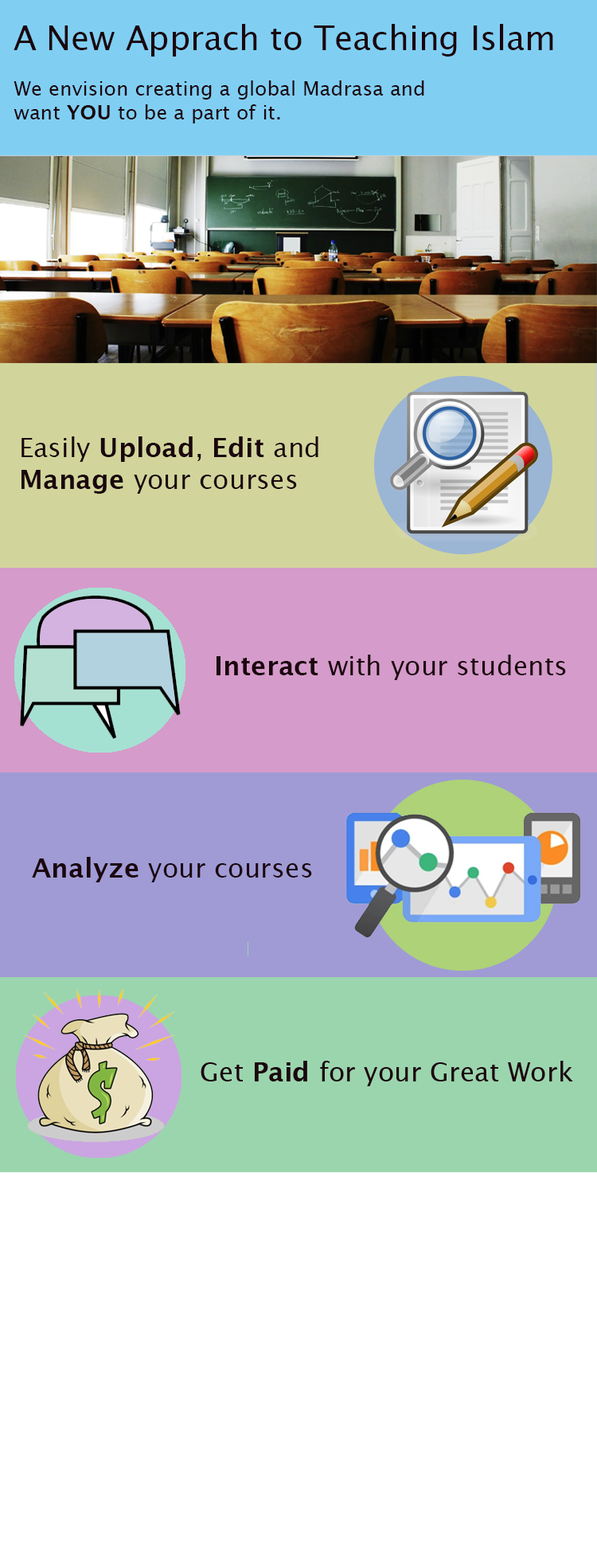
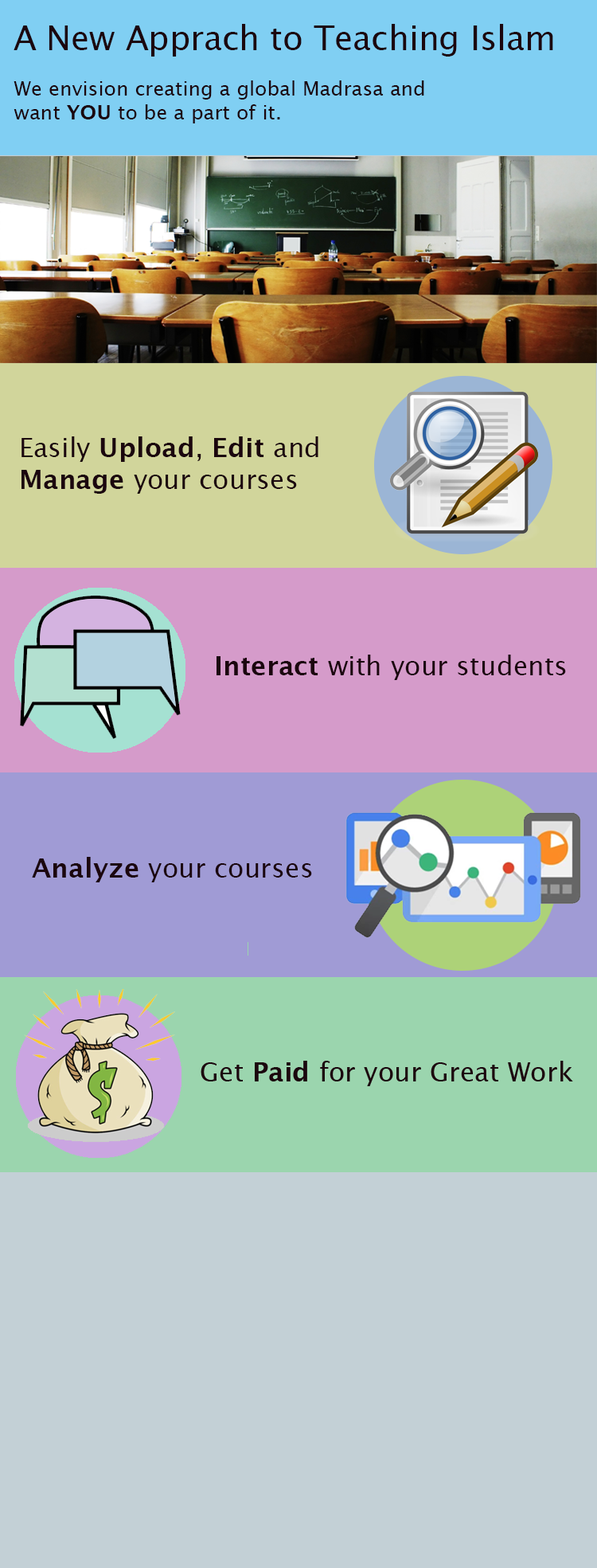
Two versions of the same layered image (597 × 1568). Layer-by-layer changes:
painted on "Layer 0" over [0, 1172, 597, 1568]
